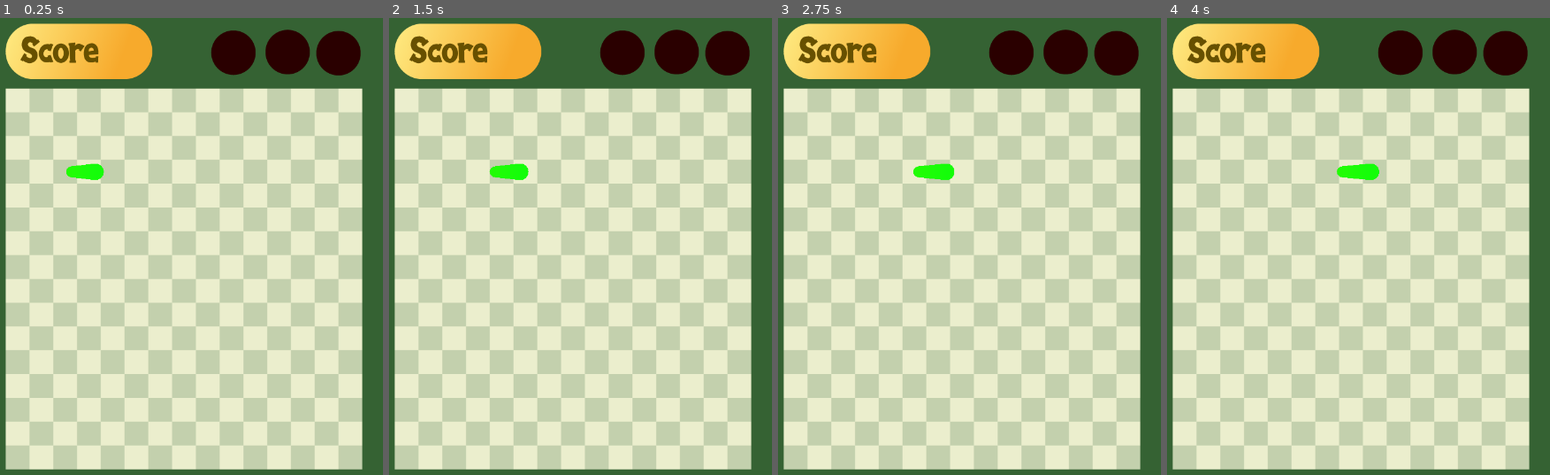
Above: before the commit, frames 1-4 (left to right).
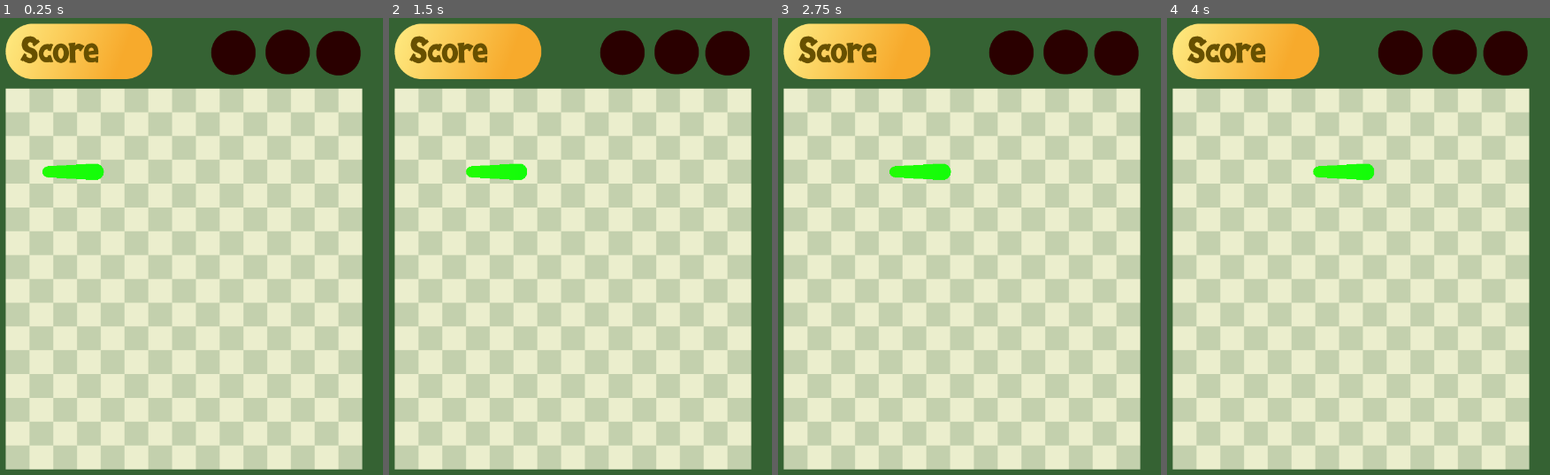
Above: after the commit, the same moments.

Repository: allanbts17/snakeMobile
Game: Godot game, scene res://game.tscn
Two runs of this game, one before a commit and one after it. Both use one fixed random seed, a clock stepped at 60 frames per second and the inputs below.
Inputs (mouse positions are in pixels of both pictures, inside the frame that each line leads up to):
- Up to frame 1 (0.25 s): no input
- Up to frame 2 (1.5 s): tap Enter at 0.5 s; move the mouse to (660, 333) at 0.52 s; click (660, 333) at 0.67 s; tap Space at 1.25 s; drag from (492, 401) to (outside the picture) at 1.27 s
- Up to frame 3 (2.75 s): tap Enter at 2 s; move the mouse to (1000, 209) at 2.02 s; click (1000, 209) at 2.17 s
- Up to frame 4 (4 s): tap Space at 2.75 s; drag from (outside the picture) to (1232, 260) at 2.77 s; tap Enter at 3.5 s; move the mouse to (1469, 474) at 3.52 s; click (1469, 474) at 3.67 s

The runs differ from the first frame. In frame 1, 0.2% of the frame differs, in the area x 11-24%, y 31-36%; in frame 2, 0.2%; in frame 3, 0.2%; in frame 4, 0.3%, in the area x 38-56%, y 31-36%.

Commit message:
Movimiento de la serpiente

Diff:
--- a/global.gd
+++ b/global.gd
@@ -248,6 +248,7 @@
 var square_size = Vector2(43,43)
 var pixels_to_enlarge: float = 20
 var speed
+var end_speed
 var velocity
 var end_velocity
 var solaped_board_squares = []
--- a/main.gd
+++ b/main.gd
@@ -16,9 +16,9 @@
 func _ready():
 	snake_body.position = Global.board_offset
 	initial_position = Global.board_pos[Vector2(3,3)]
-	initial_tail_position = Global.board_pos[Vector2(2,3)]
+	initial_tail_position = Global.board_pos[Vector2(1,3)]
 	var v = [2,3,5,6]
-
+	print(Vector2(0,25).normalized(),' norm')
 	#print('orginal: ',v)
 	#v.insert(1,10)
 	#print('with 10 on 1: ',v)
@@ -64,16 +64,22 @@
 func reach_board_square():
 	if reach_point_to_board_square(0):
 		Global.solaped_board_squares.push_back(reach_board_square_ind[0])
-		snake_body.points[0] = Global.board_pos[reach_board_square_ind[0]]
-				#is_far_from_prev_center = Global.board_pos[Global.solaped_board_squares[-1]].distance_to(snake_body.points[0])
-		if direction_list.size() > 0:# and is_far_from_prev_center > 0:#Global.solaped_board_squares[-1]:
+
+		if direction_list.size() > 0:
 			Global.direction = direction_list[0]
 			direction_list.pop_front()
-			#ajustar direction de la serpiente
+			head_reposition(Global.direction)
+			snake_body.set_point_position(1,Global.board_pos[reach_board_square_ind[0]])
+			#print(snake_body.points)
+	var dist = snake_body.points[-2].distance_to(snake_body.points[-1])
+	if dist < 1:
+		print('enter')
+		#snake_body.remove_point(1)
+		snake_body.remove_point(snake_body.get_point_count()-1)
+		#snake_body.points.pop_back()
+		print(snake_body.points)
+	#print(dist)
 
-		#prints(index,snake_body.points[0])
-#reach_board_square_ind = index
-#Repetir lo mismo con snake_body.points[last] para remover con pop_front()
 
 func change_velocity():
 	Global.velocity = Vector2()
@@ -87,8 +93,24 @@
 	if Global.direction == "up":
 		Global.velocity.y -= 1
 
+	Global.end_velocity = (snake_body.points[-2] - snake_body.points[-1]).normalized()
+	#print('end: ',Global.end_velocity)
 	if Global.velocity.length() > 0:
 		Global.velocity = Global.velocity.normalized() * Global.speed
+	if Global.end_velocity.length() > 0:
+		Global.end_velocity *= Global.end_speed
+
+func head_reposition(direction):
+	var new_pos = Global.board_pos[reach_board_square_ind[0]]
+	if direction == "right":
+		new_pos.x += 1
+	if direction == "left":
+		new_pos.x -= 1
+	if direction == "down":
+		new_pos.y += 1
+	if direction == "up":
+		new_pos.y -= 1
+	snake_body.add_point(new_pos,0)
 
 func is_int(num):
 	return num - int(num) == 0
@@ -108,8 +130,10 @@
 		return num
 
 func move_snake(_delta):
-	for i in snake_body.get_point_count():
-		snake_body.points[i] += Global.velocity * _delta
+	#for i in snake_body.get_point_count():
+		#snake_body.points[i] += Global.velocity * _delta
+	snake_body.points[0] += Global.velocity * _delta
+	snake_body.points[-1] += Global.end_velocity * _delta
 
 func inputs():
 	if Input.is_action_just_pressed("ui_d"):
@@ -152,6 +176,7 @@
 
 func _process(delta):
 	Global.speed = speed_index * 25
+	Global.end_speed = Global.speed
 	#print('delta: ',delta)
 	inputs()
 	change_velocity()
